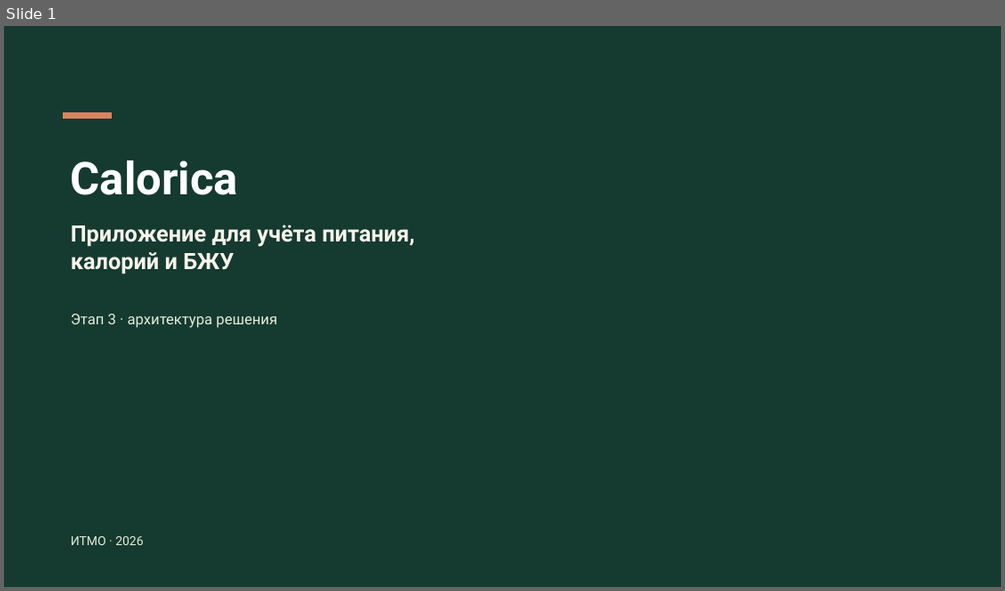
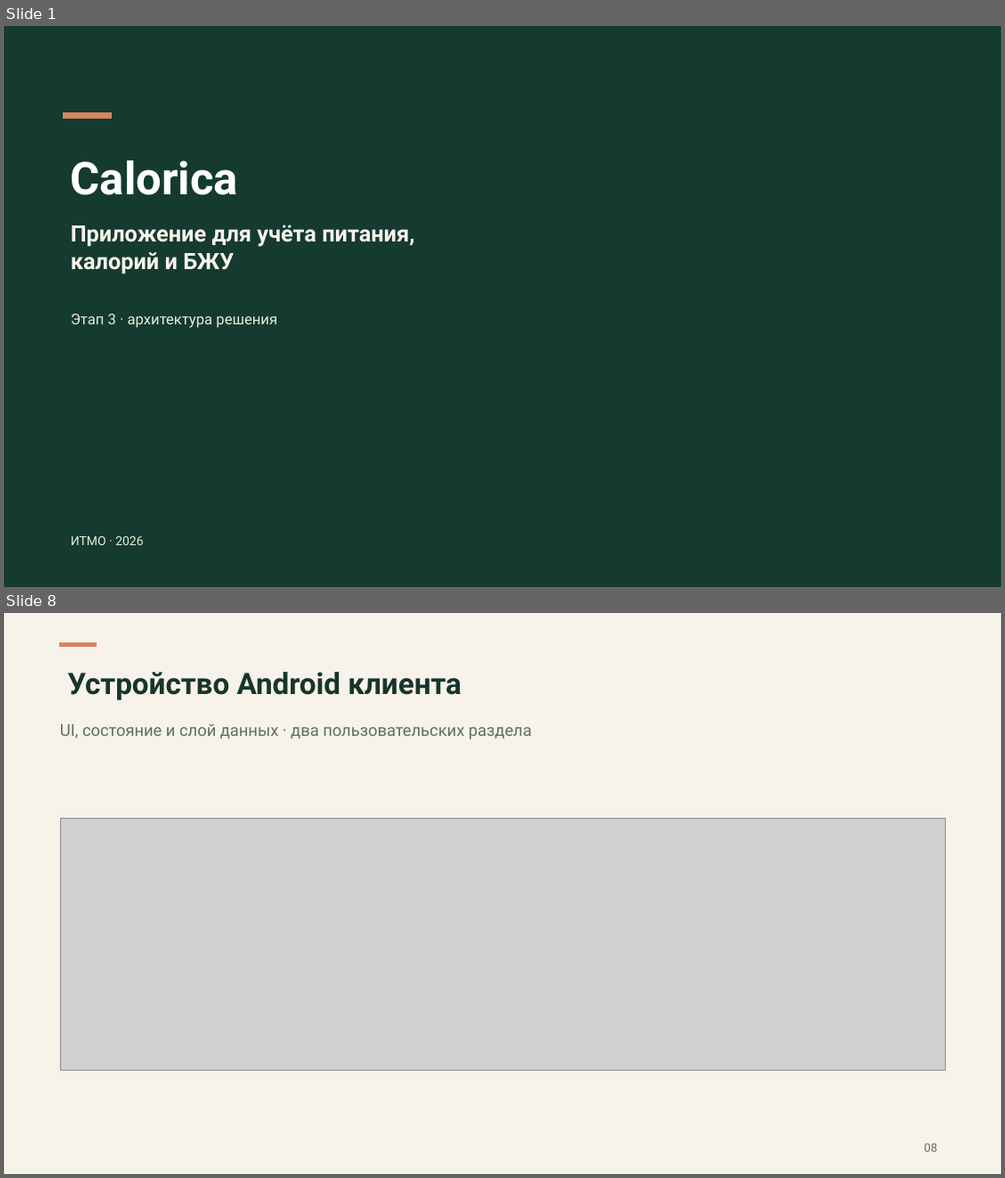
Before and after one commit to rurkk/Calorica, a slide deck: docs/semester-mvp/stage-3/Calorica-stage-3.pptx. Shown one above the other, each under a label of ours: slide 1 before the commit, slides 1 and 8 after it; the slides between them are not shown. The pictures are 1005x591 and 1005x1178 pixels, drawn with LibreOffice and Linux fonts; fonts in the diff are those of the drawing; grey boxes stand for pictures; background and template pictures are left out. Boxes give left, top, right and bottom in pixels: in the first picture for what was removed or moved away, otherwise in the second. Text is boxed around its words. In the diff, an @@ line names an element or a change of style, - is before the commit and + after.

```diff
--- a/docs/semester-mvp/stage-3/Calorica-stage-3.pptx
+++ b/docs/semester-mvp/stage-3/Calorica-stage-3.pptx
@@ slide 8 added at (4,613,1001,1174), background #F7F3EA @@
@@ rectangle added at (60,643,96,647), fill #D78461, outline #D78461 0 pt @@
@@ text added at (67,672,461,700), 28.5 pt, text #17352B, bold @@
+Устройство Android клиента
@@ text added at (60,724,532,739), 15.8 pt, text #5E7066 @@
+UI, состояние и слой данных · два пользовательских раздела
@@ picture added at (60,818,945,1070) @@
@@ text added at (924,1143,938,1151), 11.2 pt, text #5E7066 @@
+08
```
Also in this commit, not shown: 7 other slides added, 7 slides removed, 33 other files.
